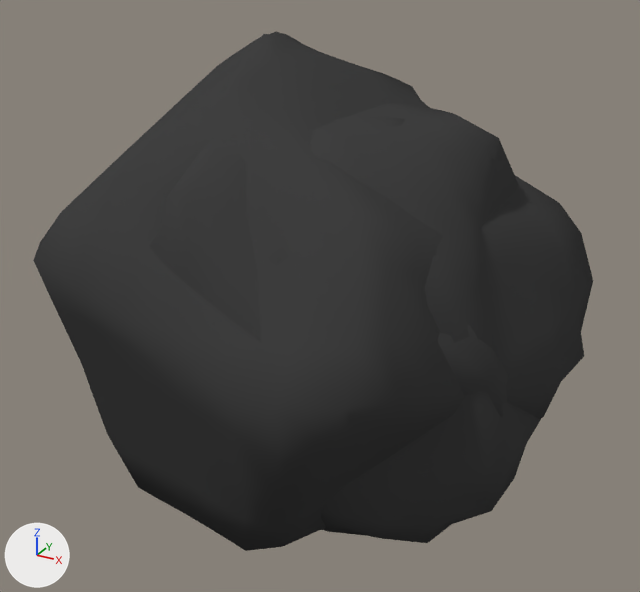
Two versions of the Blender file Content/Environment/Foliage/Rocks/Meshes/SM_Rocks_03.blend, one commit apart.
Both versions are drawn from a 50 mm lens placed at (0.756, -1.335, 1.009), pointed at (0.017, 0.009, 0.337). The lights are fixed; the arrows at lower left show +X, +Y and +Z.

In view in the first picture: 'Rock_03', 'Rock_04', 'Rock_05'.
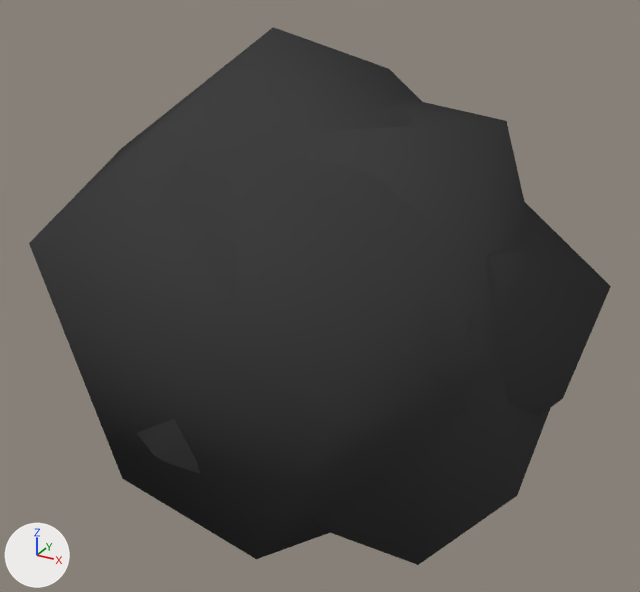
Pixel boxes (x1, y1, x2, y2) of what changed, in the pictures (640 x 592 px):
'Rock_05', modifiers changed
    before: (33, 32, 593, 551)
    after: (29, 27, 611, 559)
'Rock_04', modifiers changed
    before: (266, 104, 541, 543)
    after: (137, 99, 550, 565)

What the commit changed:
Object 'Rock_05' (ob_rock_05) gains a DECIMATE modifier named 'Decimate'.
Modifier setting: ratio = 0.03.
Object 'Rock_04' (ob_rock_04) gains a DECIMATE modifier named 'Decimate'.
Modifier setting: ratio = 0.03.
